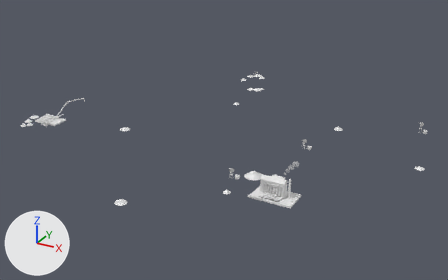
The FBX model Assets/Art/KayseriIsland/Models/Diamond/Phase3/Theme_P3.fbx, before and after one commit.
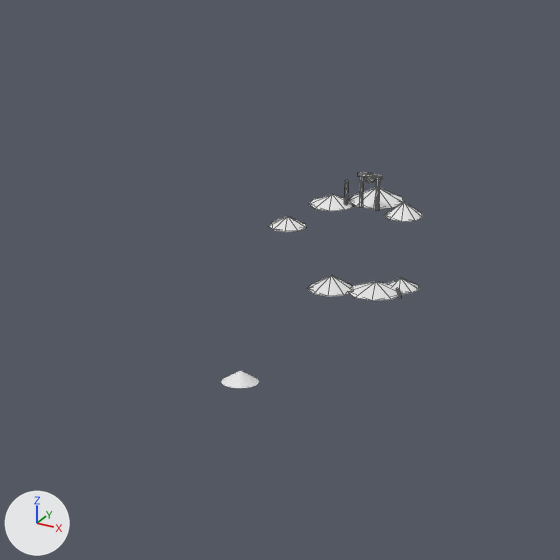
The first picture shows the older version from a camera (50 mm lens) standing at (236.0, -486.0, 246.0) and looking at (-27.0, -9.0, 7.0). The close-ups show the older and then the newer version on the part from 45% to 64% of the width and 16% to 47% of the height of that picture. Only the edits that show in the close-ups are written down. Lighting does not change. The marker at lower left points along +X, +Y and +Z. The close-ups show mesh edges as thin lines.

Objects in the first close-up: 'Theme.Diggings' and 1 more.
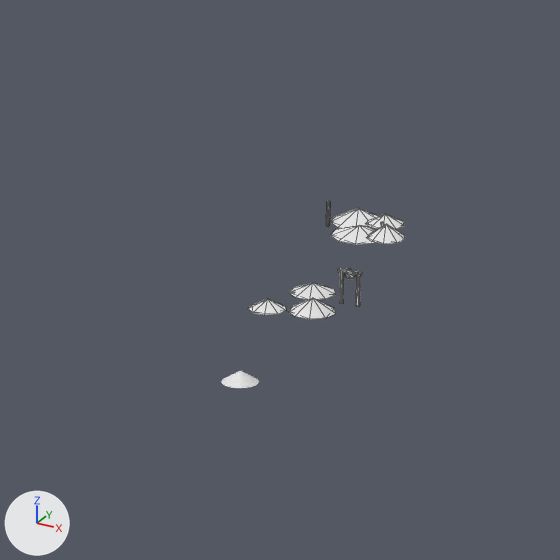
Boxes [x1, y1, x2, y2] around the edits, measured in the close-ups (560 x 560 px; the box of a moved part takes in the faces that stretch with it):
'Theme.Diggings', reshaped, moved (8% shorter): before [269, 172, 423, 301]; after [248, 201, 405, 319]
part 1 of me_theme_diggings_001, moved or reshaped: before [359, 177, 364, 208]; after [340, 273, 344, 304]
part 2 of me_theme_diggings_001, moved or reshaped: before [309, 194, 355, 211]; after [289, 283, 335, 300]
part 3 of me_theme_diggings_001, moved or reshaped: before [269, 216, 306, 232]; after [248, 299, 286, 315]
part 4 of me_theme_diggings_001, moved or reshaped: before [350, 282, 403, 301]; after [330, 225, 377, 244]
part 5 of me_theme_diggings_001, moved or reshaped: before [387, 278, 419, 294]; after [366, 214, 404, 229]
part 6 of me_theme_diggings_001, moved or reshaped (not visible afterwards): before [396, 288, 401, 299]
part 7 of me_theme_diggings_001, moved or reshaped: before [376, 179, 380, 210]; after [356, 276, 360, 307]
part 8 of me_theme_diggings_001, moved or reshaped: before [358, 172, 382, 180]; after [338, 268, 362, 276]
part 9 of me_theme_diggings_001, moved or reshaped: before [365, 173, 375, 183]; after [345, 269, 355, 279]

Diff of the bpy script that builds the scene:
```diff
--- a/Assets/Art/KayseriIsland/Models/Diamond/Phase3/Theme_P3.fbx.py
+++ b/Assets/Art/KayseriIsland/Models/Diamond/Phase3/Theme_P3.fbx.py
@@ me_theme_diggings_001 @@
 # used by ob_theme_diggings; location = (-0.1, 6.8, 14.1)
-me_theme_diggings_001.from_pydata(...)  # 138 vertices, 224 faces; spans x -73.3..-44.2, y 106.8..129.0, z -0.3..20.1
+me_theme_diggings_001.from_pydata(...)  # 138 vertices, 224 faces; spans x -73.3..-44.2, y 106.8..129.0, z -0.3..18.8
+# me_theme_diggings_001 part 1: the loose piece of 8 vertices spanning x -59.8..-59.3, y 117.8..118.2, z 13.6..19.6 is moved by (0.0, 0.0, -13.6)
+# me_theme_diggings_001 part 2: the loose piece of 10 vertices spanning x -71.1..-62.9, y 117.6..125.7, z 12.1..13.9 is moved by (0.0, 0.0, -12.4)
+# me_theme_diggings_001 part 3: the loose piece of 10 vertices spanning x -73.3..-66.7, y 106.8..113.4, z 10.8..12.6 is moved by (0.0, 0.0, -11.1)
+# me_theme_diggings_001 part 4: the loose piece of 10 vertices spanning x -59.9..-50.1, y 110.3..120.0, z -0.3..1.5 is moved by (0.0, 0.0, 14.4)
+# me_theme_diggings_001 part 5: the loose piece of 10 vertices spanning x -55.3..-48.7, y 115.8..122.4, z -0.3..1.5 is moved by (0.0, 0.0, 15.7)
+# me_theme_diggings_001 part 6: the loose piece of 12 vertices spanning x -51.5..-48.5, y 111.7..116.3, z 0.1..0.9 is moved by (0.0, 0.0, 16.1)
+# me_theme_diggings_001 part 7: the loose piece of 8 vertices spanning x -56.7..-56.2, y 117.8..118.2, z 13.6..19.6 is moved by (0.0, 0.0, -13.6)
+# me_theme_diggings_001 part 8: the loose piece of 8 vertices spanning x -60.2..-55.8, y 117.7..118.3, z 19.3..19.9 is moved by (0.0, 0.0, -13.6)
+# me_theme_diggings_001 part 9: the loose piece of 20 vertices spanning x -58.9..-57.1, y 117.8..118.2, z 18.3..20.1 is moved by (0.0, 0.0, -13.6)
 me_theme_diggings_001.materials.append(mat_gravel)
@@ ob_theme_diggings @@
 ob_theme_diggings = bpy.data.objects.new('Theme.Diggings', me_theme_diggings_001)
-ob_theme_diggings.location = (-0.1, 6.8, 14.1)
+ob_theme_diggings.location = (2.1, -4.9, 13.8)
```
